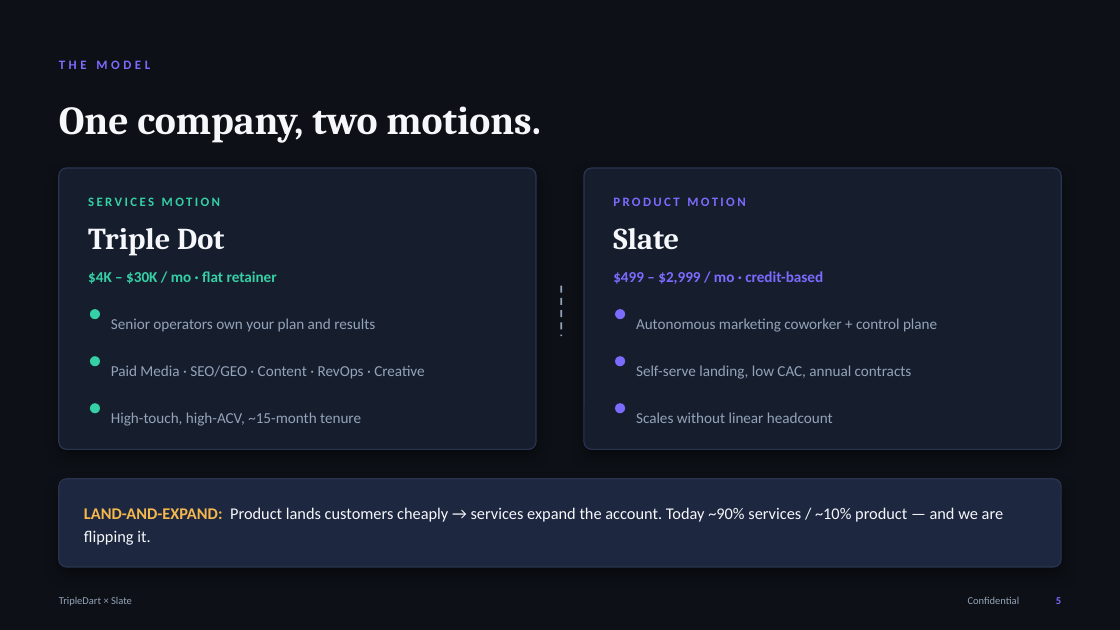
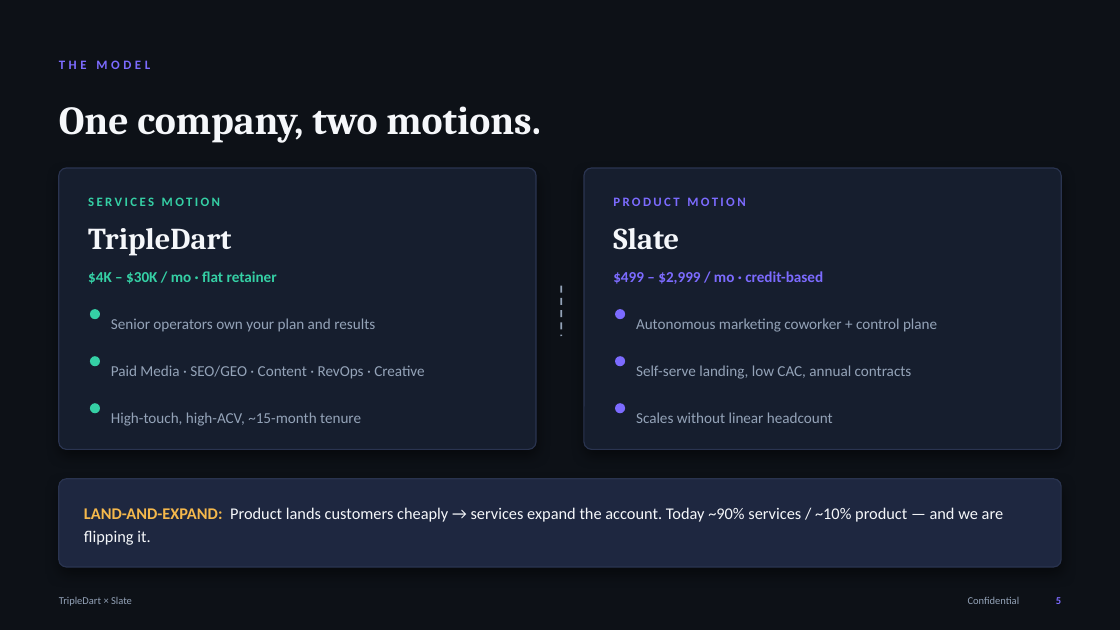
Before and after one commit to shiyam-source/Test, a slide deck: slide 5 of TripleDart_Slate_Investor_Deck.pptx. Drawn at 1120x630 pixels with LibreOffice and Linux fonts; fonts in the diff are those of the drawing. Boxes give left, top, right and bottom in pixels: in the first picture for what was removed or moved away, otherwise in the second. Text is boxed around its words. In the diff, an @@ line names an element or a change of style, - is before the commit and + after.

```diff
--- a/TripleDart_Slate_Investor_Deck.pptx
+++ b/TripleDart_Slate_Investor_Deck.pptx
@@ text at box(88, 228, 231, 256): text changed @@
-Triple Dot
+TripleDart
```
Also in this commit, not shown: 3 other slides changed, 1 other file.
